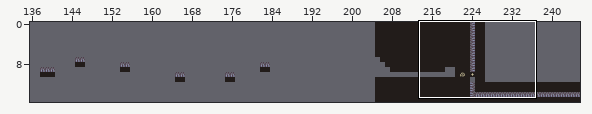
Level history. Tiled map: src/assets/tiled/level1.tmx. Above: a wide view before the commit, with the close-up outlined.
Close-up. As it was:
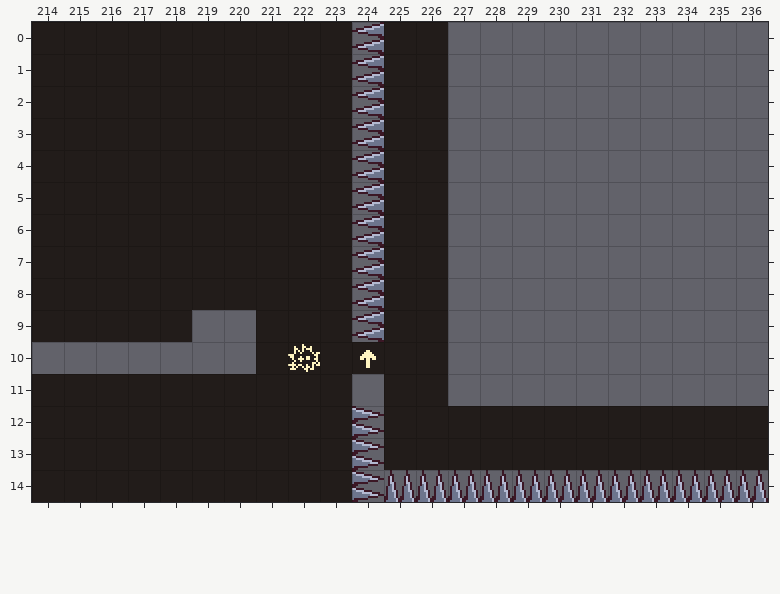
Cells are 16x16 px. Shown: x 214..236, y 0..14.
The same view after the edit:
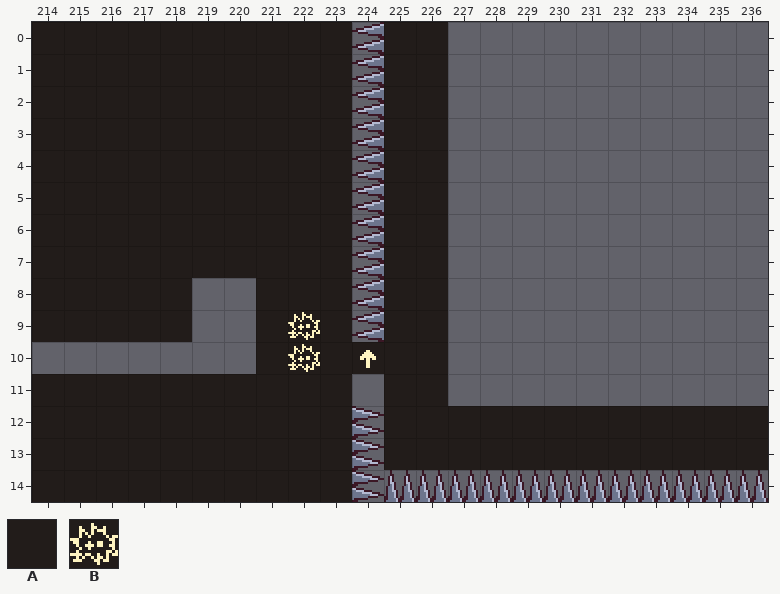
Key: from "tileset": A 5, B 8.
_ is an empty cell.
Tiles replaced or removed in this view: A.
From the commit log: Fix tnt tile color.
Changes in this commit:
Changed rows in their new state; . is an unchanged cell.
Layer "Tile Layer 1":
first column x 219:
 8 __..
 9 ...B
Pixel boxes of the changes (left, top, right, bottom) in both close-ups:
removed: (192, 278, 256, 310)
changed: (288, 312, 320, 340)
